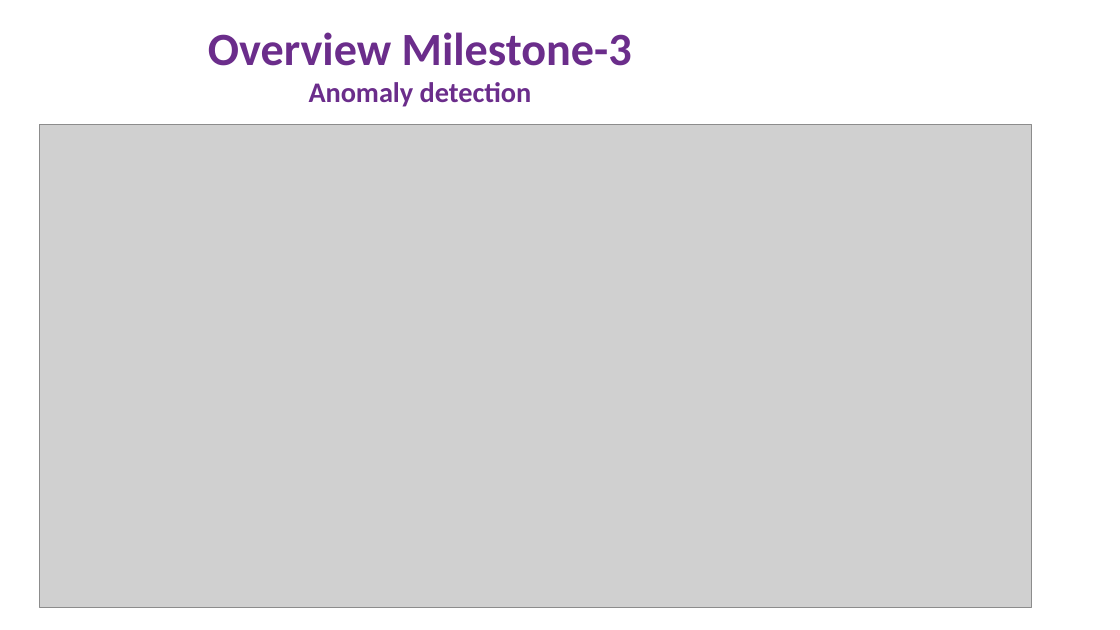
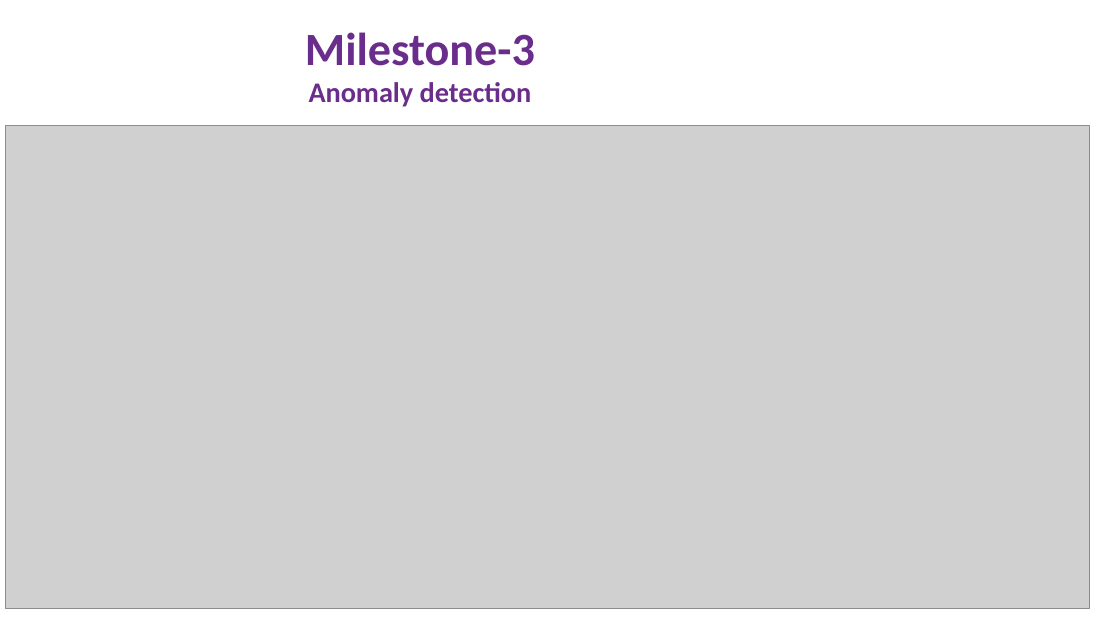
Before and after one commit to AbhishekShah272002/FitPulse-Health-Anomaly-Detection-from-Fitness-Devices, a slide deck: slide 14 of Documentation/FitPulse Analytics - Enterprise Health Data Intelligence Platform.pptx (slide 18 before the commit). Drawn at 1120x630 pixels with LibreOffice and Linux fonts; fonts in the diff are those of the drawing; grey boxes stand for pictures. Boxes give left, top, right and bottom in pixels: in the first picture for what was removed or moved away, otherwise in the second. Text is boxed around its words. In the diff, an @@ line names an element or a change of style, - is before the commit and + after.

```diff
--- a/Documentation/FitPulse Analytics - Enterprise Health Data Intelligence Platform.pptx
+++ b/Documentation/FitPulse Analytics - Enterprise Health Data Intelligence Platform.pptx
@@ title at bbox=[305, 32, 535, 107]: text changed; size 39.6 to 24.3 pt @@
-Overview Milestone-3
-Anomaly detection
+Milestone-3
+Anomaly detection
@@ picture: place and size @@
-picture at bbox=[39, 124, 1032, 607]
+picture at bbox=[5, 125, 1090, 608]
```
Also in this commit, not shown: 2 other slides changed, 2 slides added, 4 slides removed.
